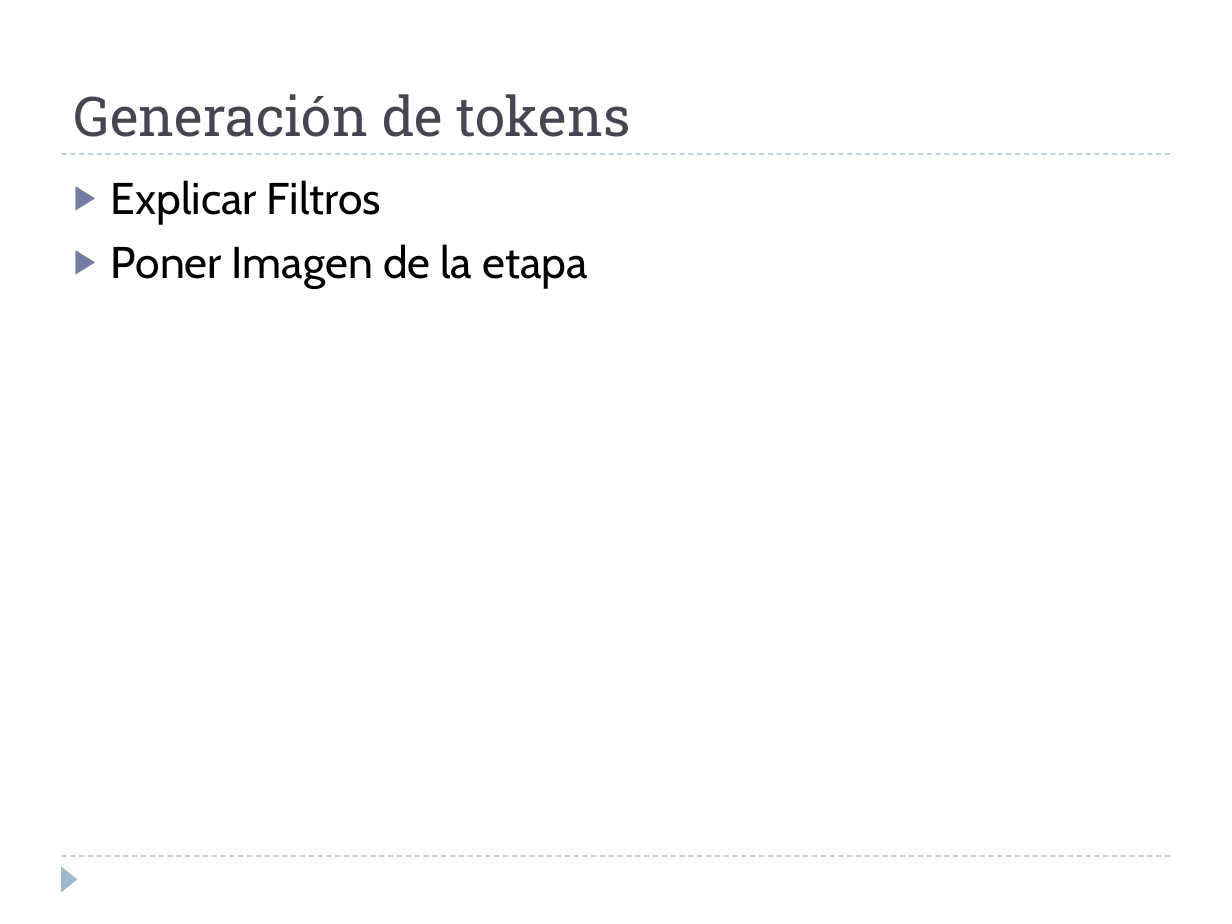
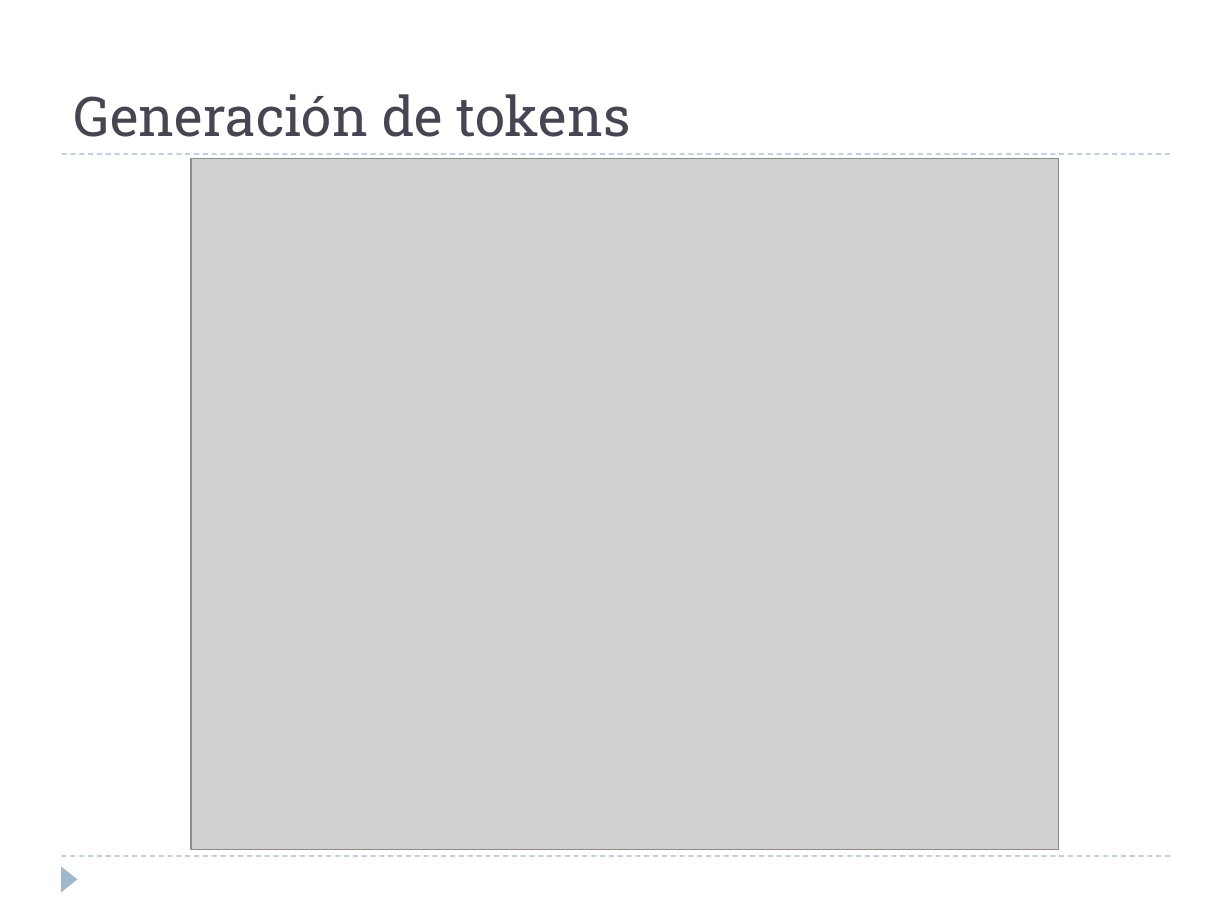
Before and after one commit to alejandrorago/qatesis2, a slide deck: slide 15 of Capitulos Finales/Filminas.pptx. Drawn at 1232x924 pixels with LibreOffice and Linux fonts; fonts in the diff are those of the drawing; grey boxes stand for pictures. Boxes give left, top, right and bottom in pixels: in the first picture for what was removed or moved away, otherwise in the second. Text is boxed around its words. In the diff, an @@ line names an element or a change of style, - is before the commit and + after.

```diff
--- a/Capitulos Finales/Filminas.pptx
+++ b/Capitulos Finales/Filminas.pptx
@@ picture added at (x1=191, y1=159, x2=1058, y2=850) @@
@@ text removed at (x1=111, y1=180, x2=587, y2=289) @@
-▶ Explicar Filtros
-▶ Poner Imagen de la etapa
```
Also in this commit, not shown: 4 other slides changed.
